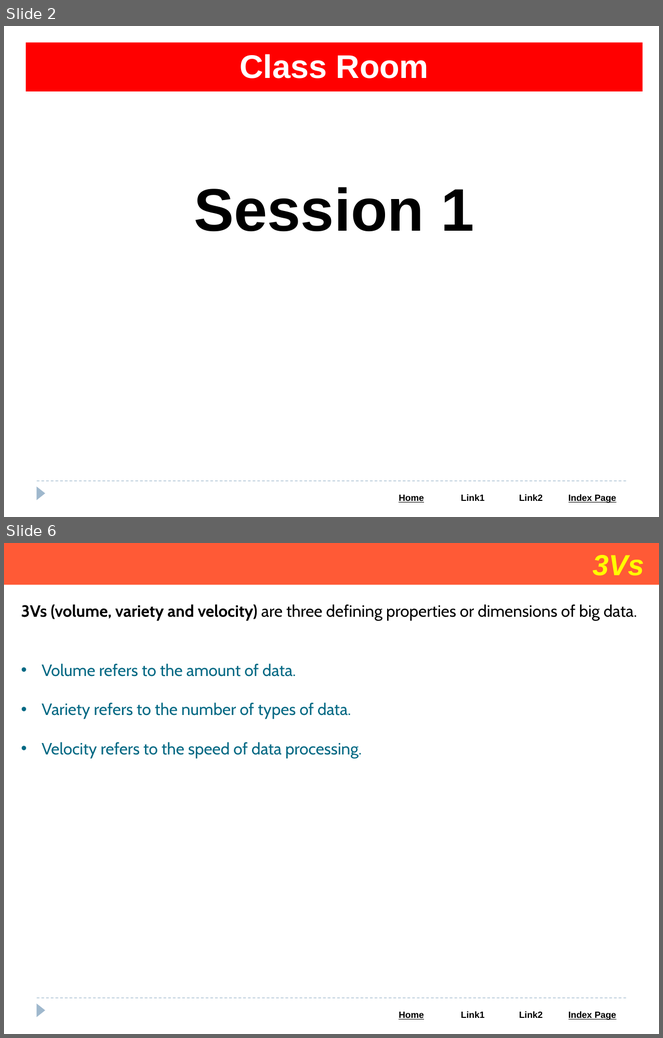
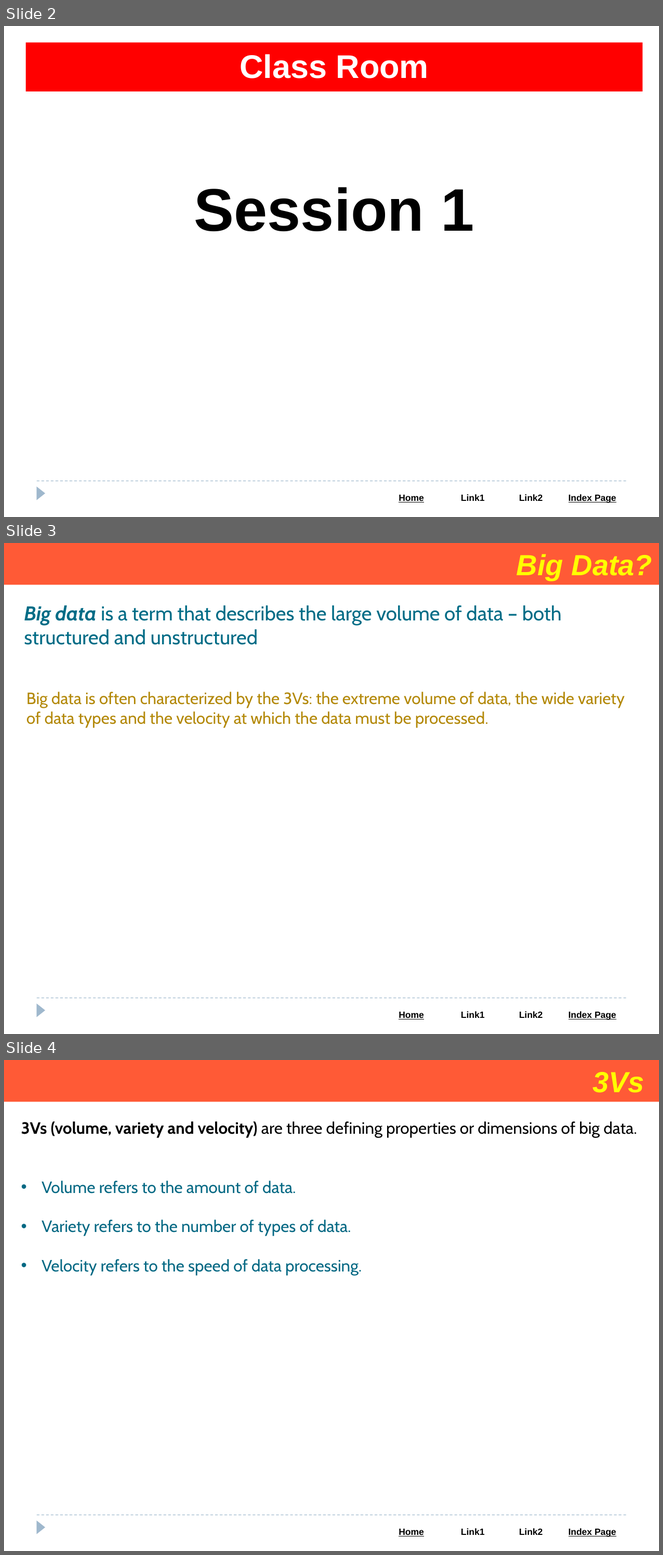
Before and after one commit to Saleel-Bagde/PPT-s, a slide deck: MongoDB PPT.pptx. Shown one above the other, each under a label of ours: slides 2 and 6 before the commit, slides 2, 3 and 4 after it; the slides between them are not shown. The pictures are 663x1038 and 663x1555 pixels, drawn with LibreOffice and Linux fonts; fonts in the diff are those of the drawing. Boxes give left, top, right and bottom in pixels: in the first picture for what was removed or moved away, otherwise in the second. Text is boxed around its words. In the diff, an @@ line names an element or a change of style, - is before the commit and + after.

```diff
--- a/MongoDB PPT.pptx
+++ b/MongoDB PPT.pptx
@@ slide 3 added at (4, 543, 659, 1034), background #FFFFFF; not listed: 3 template elements that a slide beside it also shows @@
@@ rectangle added at (4, 543, 659, 585), fill #FF5A36, 32 pt, text #FFFF00, bold, italic @@
+Big Data?
@@ text added at (24, 605, 562, 645), 22 pt, text #006C86 @@
+Big data is a term that describes the large volume of data – both structured and unstructured
@@ text added at (26, 692, 625, 728), 18 pt, text #B38807 @@
+Big data is often characterized by the 3Vs: the extreme volume of data, the wide variety of data types and the velocity at which the data must be processed.
@@ what was slide 6 is now slide 4 @@
```
Also in this commit, not shown: 1 slide changed, 1 other slide added, 1 other file.
